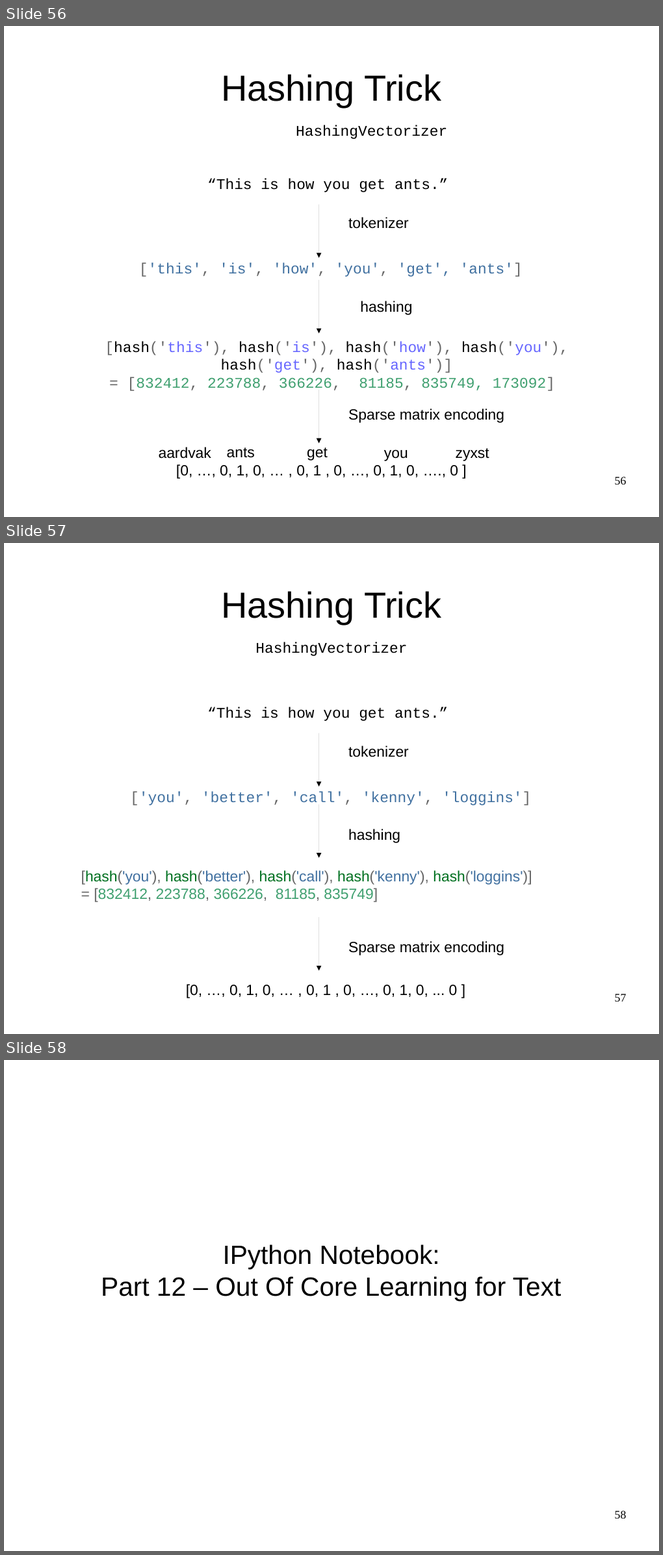
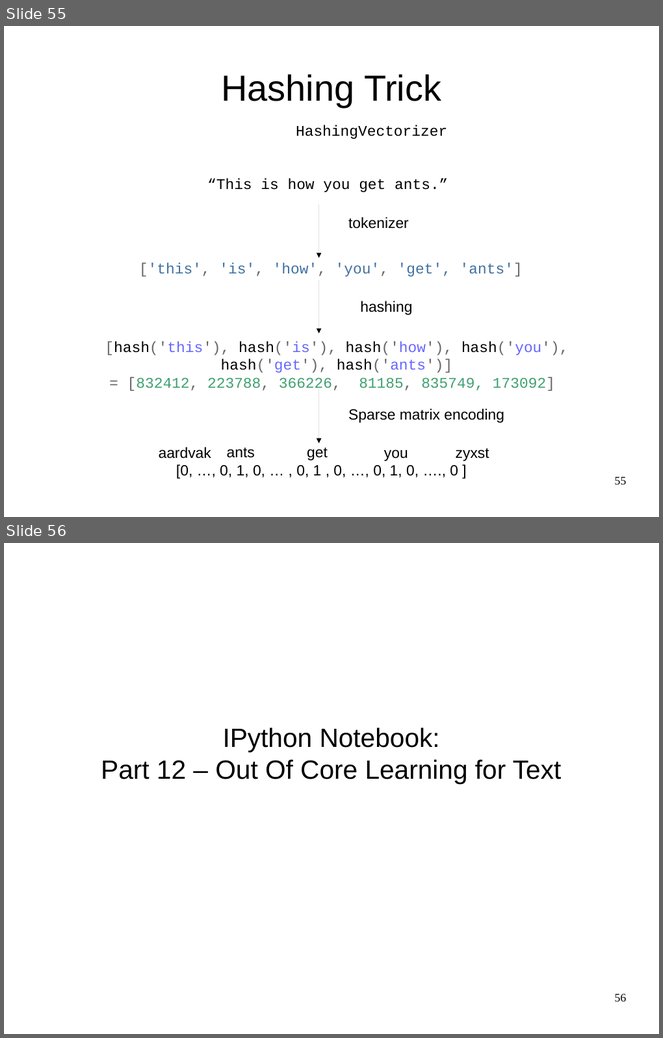
Before and after one commit to amueller/odscon-2015, a slide deck: machine-learning-with-scikit-learn-odscon.odp. Shown one above the other, each under a label of ours: slides 56, 57 and 58 before the commit, slides 55 and 56 after it. The pictures are 663x1555 and 663x1038 pixels, drawn with LibreOffice and Linux fonts; fonts in the diff are those of the drawing. Boxes give left, top, right and bottom in pixels: in the first picture for what was removed or moved away, otherwise in the second. Text is boxed around its words. In the diff, an @@ line names an element or a change of style, - is before the commit and + after.

Commit message:
add updated pdf slides

```diff
--- a/machine-learning-with-scikit-learn-odscon.odp
+++ b/machine-learning-with-scikit-learn-odscon.odp
@@ slide 57 removed at (4,543,659,1034), background #FFFFFF @@
@@ title removed at (222,591,441,624) @@
-Hashing Trick
@@ text removed at (256,642,407,656) @@
-HashingVectorizer
@@ text removed at (207,707,448,721) @@
-“This is how you get ants.”
@@ arrow removed from (319, 733) to (319, 787) @@
@@ text removed at (348,746,409,757) @@
-tokenizer
@@ text removed at (130,791,531,806) @@
-['you', 'better', 'call', 'kenny', 'loggins']
@@ arrow removed from (319, 804) to (319, 858) @@
@@ text removed at (348,829,400,843) @@
-hashing
@@ text removed at (81,871,532,902) @@
-[hash('you'), hash('better'), hash('call'), hash('kenny'), hash('loggins')]
-= [832412, 223788, 366226, 81185, 835749]
@@ arrow removed from (319, 917) to (319, 971) @@
@@ text removed at (348,941,504,956) @@
-Sparse matrix encoding
@@ text removed at (186,984,458,999) @@
-[0, …, 0, 1, 0, … , 0, 1 , 0, …, 0, 1, 0, ... 0 ]
@@ page number removed at (615,994,627,1002) @@
-57
@@ what was slide 56 is now slide 55 @@
@@ page number at (615,477,627,485): text changed @@
-56
+55
@@ what was slide 58 is now slide 56 @@
@@ page number at (615,994,627,1002): text changed @@
-58
+56
```
Also in this commit, not shown: 1 slide changed, 1 other slide removed, 1 other file.
